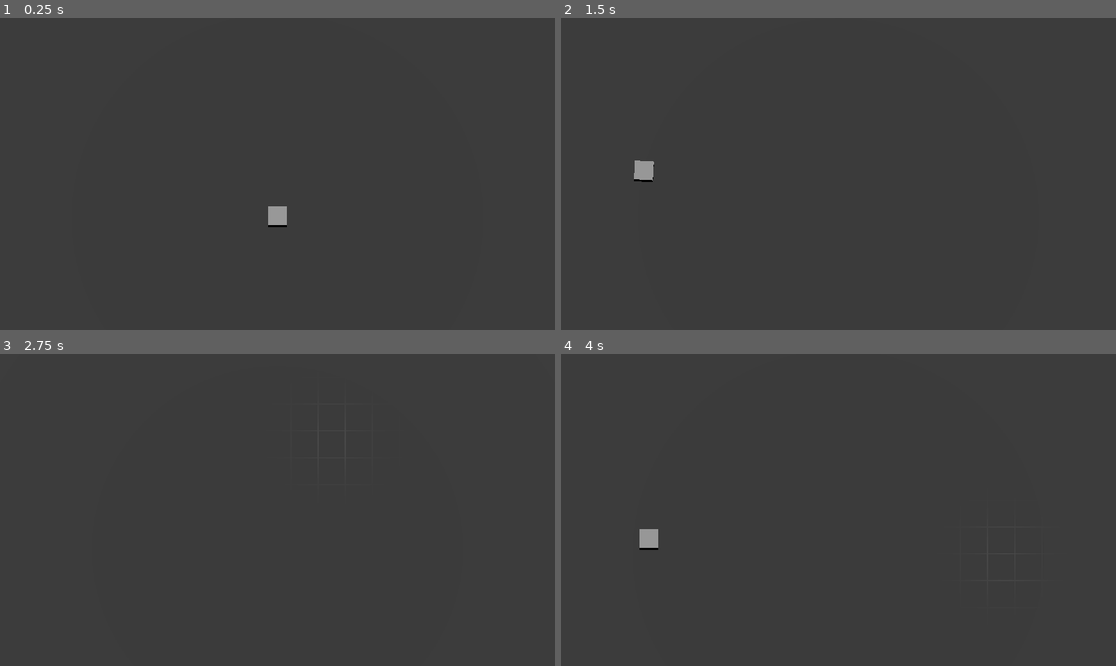
Above: before the commit, frames 1-4 (two rows, left to right).
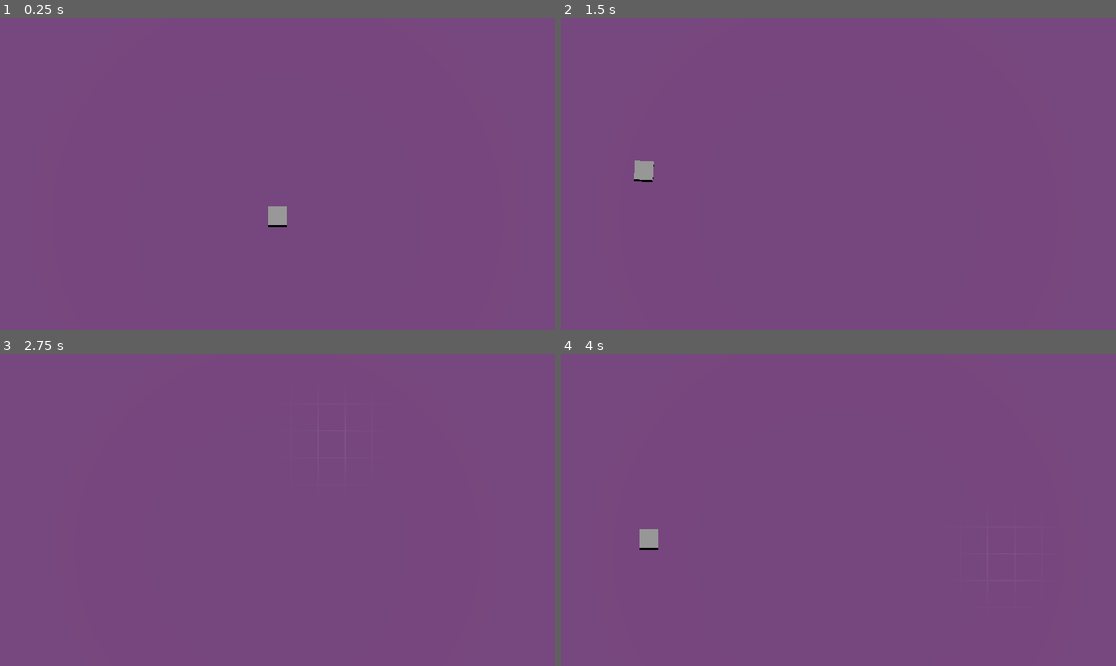
Above: after the commit, the same moments.

Repository: jorie100/Lander
Game: Godot game, scene res://scenes/DebugScene.tscn
The game is run twice, just before and just after one commit, with the same random seed, the same clock (stepped at 60 frames per second) and the same inputs.
Inputs (mouse positions are in pixels of both pictures, inside the frame that each line leads up to):
- Up to frame 1 (0.25 s): no input
- Up to frame 2 (1.5 s): tap Enter at 0.5 s; move the mouse to (960, 158) at 0.52 s; hold D (right) 0.53-1.28 s; click (960, 158) at 0.6 s; move the mouse to (727, 189) at 1.27 s; hold S (down) from 1.28 s (still down); right-click (727, 189) at 1.35 s
- Up to frame 3 (2.75 s): move the mouse to (333, 441) at 2.02 s; release S (down) at 2.03 s; hold D (right) from 2.03 s (still down); tap C (toggle_build_mode) at 2.1 s
- Up to frame 4 (4 s): tap Space at 2.75 s; move the mouse to (810, 572) at 2.77 s; release D (right) at 2.78 s; hold W (up) 2.78-3.53 s; click (810, 572) at 2.85 s; move the mouse to (1005, 556) at 3.52 s; hold A (left) from 3.53 s (still down); right-click (1005, 556) at 3.6 s

The runs differ from the first frame. In frame 1, 100% of the frame differs, in the area x 0-100%, y 0-100%; in frame 2, 100%; in frame 3, 100%; in frame 4, 100%.

Commit message:
Updated player

Diff:
--- a/scenes/DebugScene.tscn
+++ b/scenes/DebugScene.tscn
@@ -1,9 +1,8 @@
-[gd_scene load_steps=14 format=3 uid="uid://dsfwb1tquup73"]
+[gd_scene load_steps=13 format=3 uid="uid://dsfwb1tquup73"]
 
 [ext_resource type="PackedScene" uid="uid://cnijw8yrtcfhf" path="res://scenes/procedural/ProceduralPlane.tscn" id="1_16ih5"]
 [ext_resource type="PackedScene" uid="uid://dsfky4jfe0wdy" path="res://scenes/world/WorldGenerator.tscn" id="1_858cd"]
 [ext_resource type="Script" path="res://scripts/world/world_settings.gd" id="2_fuvli"]
-[ext_resource type="Material" uid="uid://bwvwtr6vftt3u" path="res://assets/materials/prototype_materials/dark_floor.tres" id="2_rfy2p"]
 [ext_resource type="PackedScene" uid="uid://xq7h4o4vqbxv" path="res://scenes/player/MainCamera.tscn" id="4_gwgv0"]
 [ext_resource type="Shader" path="res://scripts/shaders/grid.gdshader" id="6_umnnq"]
 [ext_resource type="PackedScene" uid="uid://0n25bdi0ds4f" path="res://scenes/player/Player.tscn" id="7_1qfo7"]
@@ -15,23 +14,23 @@
 floor_height = 0
 spawn_size = 18
 
-[sub_resource type="ArrayMesh" id="ArrayMesh_y3at2"]
+[sub_resource type="StandardMaterial3D" id="StandardMaterial3D_5qcv2"]
+albedo_color = Color(0.45098, 0.25098, 0.482353, 1)
+
+[sub_resource type="ArrayMesh" id="ArrayMesh_nj6ai"]
 _surfaces = [{
 "aabb": AABB(-8, 0, -8, 16, 1e-05, 16),
 "format": 34359742471,
 "index_count": 6,
 "index_data": PackedByteArray(0, 0, 1, 0, 2, 0, 0, 0, 2, 0, 3, 0),
-"material": ExtResource("2_rfy2p"),
+"material": SubResource("StandardMaterial3D_5qcv2"),
 "primitive": 3,
 "uv_scale": Vector4(0, 0, 0, 0),
 "vertex_count": 4,
 "vertex_data": PackedByteArray(0, 0, 0, 193, 0, 0, 0, 0, 0, 0, 0, 193, 0, 0, 0, 65, 0, 0, 0, 0, 0, 0, 0, 193, 0, 0, 0,  …(203 unchanged characters)…
 }]
 
-[sub_resource type="StandardMaterial3D" id="StandardMaterial3D_5qcv2"]
-albedo_color = Color(0.203922, 0.203922, 0.203922, 1)
-
-[sub_resource type="ConcavePolygonShape3D" id="ConcavePolygonShape3D_1hkrl"]
+[sub_resource type="ConcavePolygonShape3D" id="ConcavePolygonShape3D_tkc0p"]
 data = PackedVector3Array(-8, 0, -8, 8, 0, -8, 8, 0, 8, -8, 0, -8, 8, 0, 8, -8, 0, 8)
 
 [sub_resource type="QuadMesh" id="QuadMesh_i8s0v"]
@@ -55,14 +54,14 @@
 world_settings = SubResource("Resource_eckp6")
 
 [node name="Floor" parent="." instance=ExtResource("1_16ih5")]
-mesh = SubResource("ArrayMesh_y3at2")
+mesh = SubResource("ArrayMesh_nj6ai")
 material = SubResource("StandardMaterial3D_5qcv2")
 
 [node name="Floor_col" type="StaticBody3D" parent="Floor"]
 collision_mask = 0
 
 [node name="CollisionShape3D" type="CollisionShape3D" parent="Floor/Floor_col"]
-shape = SubResource("ConcavePolygonShape3D_1hkrl")
+shape = SubResource("ConcavePolygonShape3D_tkc0p")
 
 [node name="MainCamera" parent="." node_paths=PackedStringArray("grid") instance=ExtResource("4_gwgv0")]
 transform = Transform3D(1, 0, 0, 0, 0.14629, 0.989242, 0, -0.989242, 0.14629, 0, 11.064, 0)
--- a/scenes/player/Player.tscn
+++ b/scenes/player/Player.tscn
@@ -15,6 +15,8 @@
 gradient = SubResource("Gradient_xbeh6")
 
 [node name="Player" type="CharacterBody3D" node_paths=PackedStringArray("target", "mesh")]
+collision_layer = 8
+collision_mask = 7
 script = ExtResource("1_7f4md")
 target = NodePath("Target")
 mesh = NodePath("MeshInstance3D")
